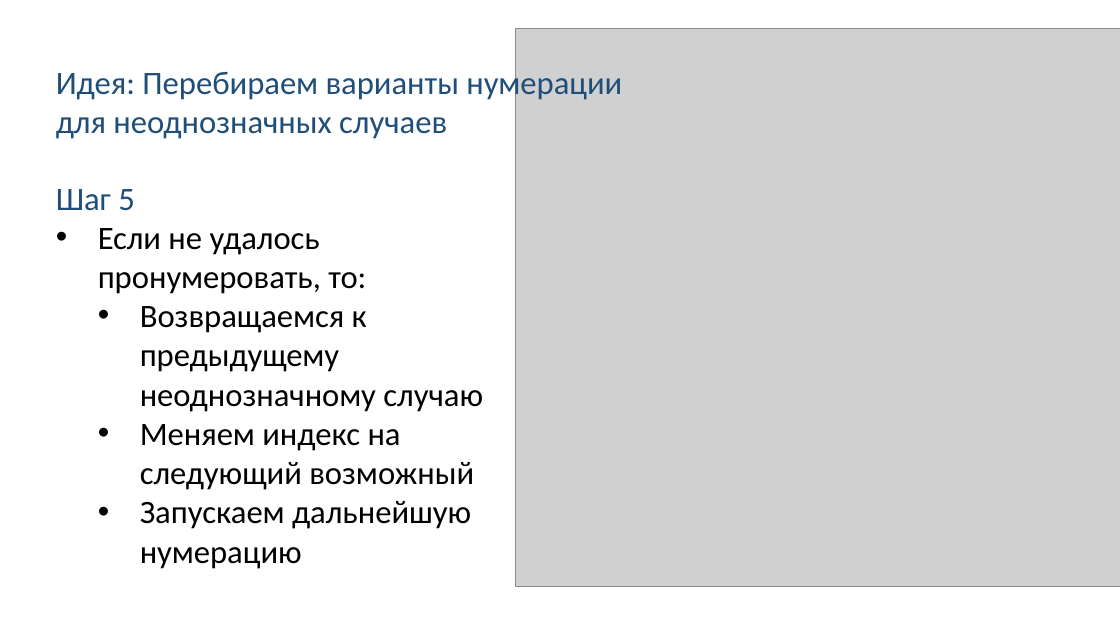
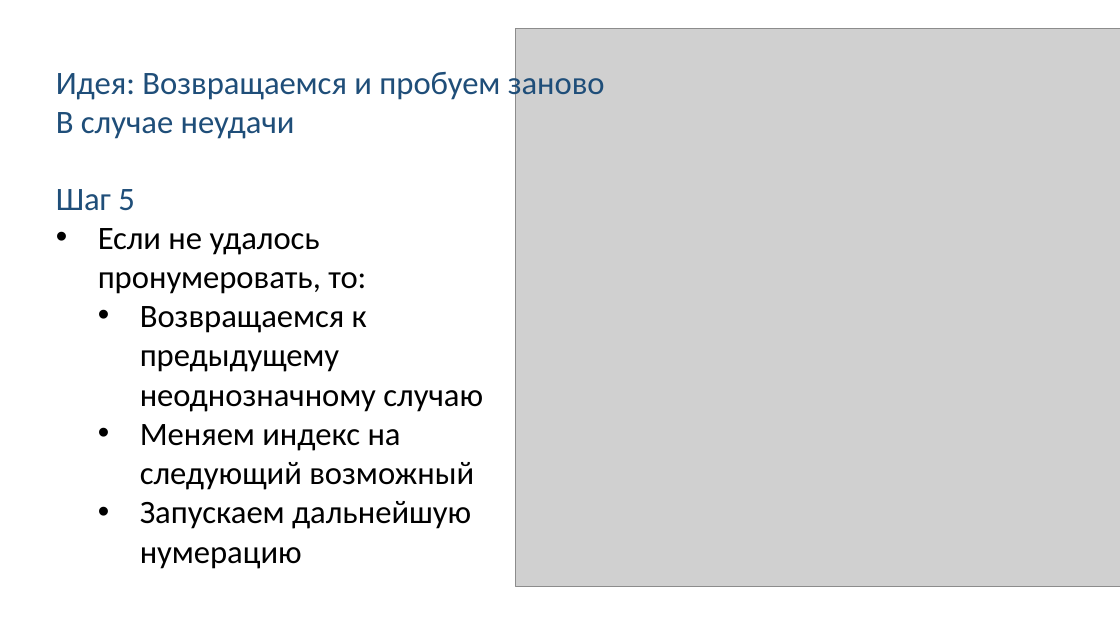
Before and after one commit to Linserous/NumericalGridGeneration, a slide deck: slide 24 of docs/Презентация v0.8.1.pptx. Drawn at 1120x630 pixels with LibreOffice and Linux fonts; fonts in the diff are those of the drawing; grey boxes stand for pictures. Boxes give left, top, right and bottom in pixels: in the first picture for what was removed or moved away, otherwise in the second. Text is boxed around its words. In the diff, an @@ line names an element or a change of style, - is before the commit and + after.

```diff
--- a/docs/Презентация v0.8.1.pptx
+++ b/docs/Презентация v0.8.1.pptx
@@ text at (56, 67, 605, 139): text changed @@
-Идея: Перебираем варианты нумерации
-для неоднозначных случаев
+Идея: Возвращаемся и пробуем заново
+В случае неудачи
```
Also in this commit, not shown: 4 other slides changed.
